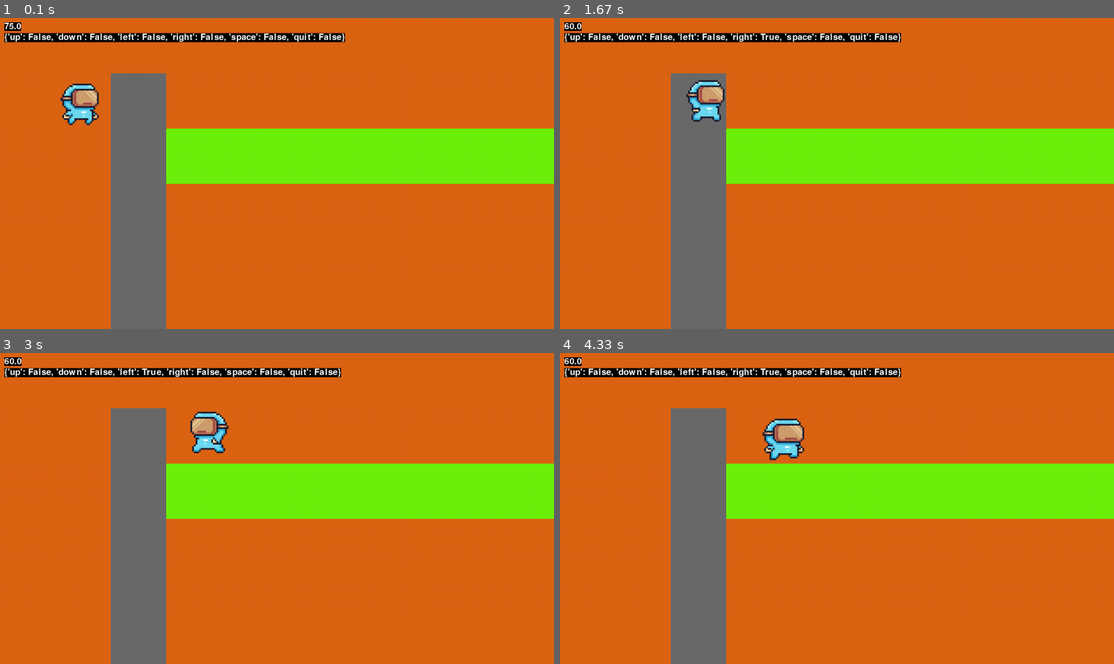
Above: before the commit, frames 1-4 (two rows, left to right).
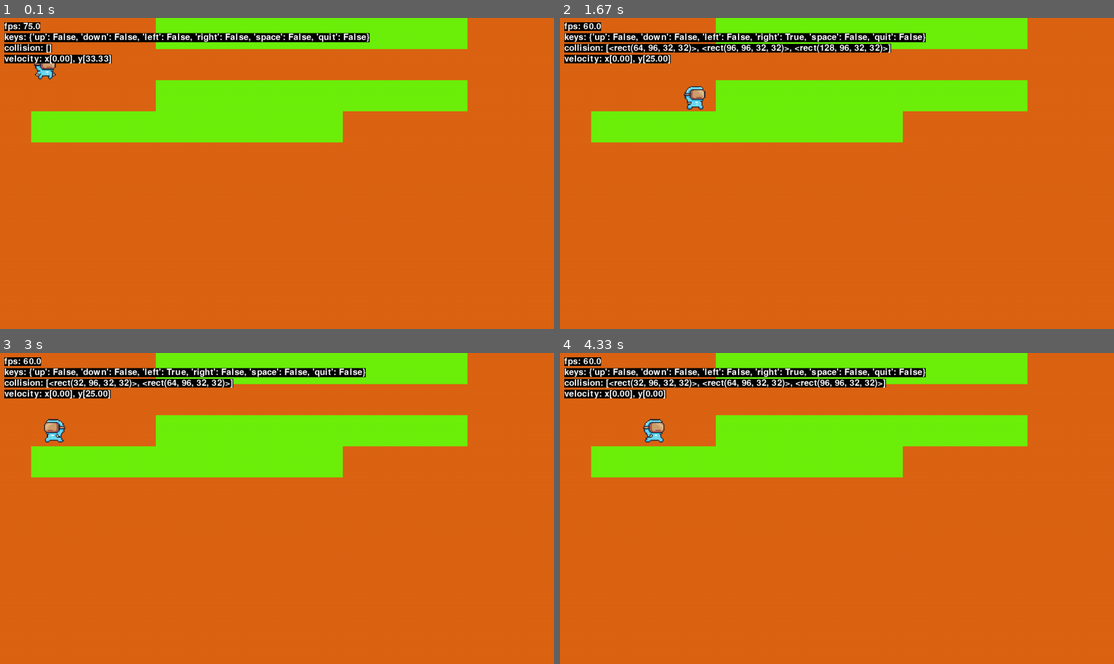
Above: after the commit, the same moments.

Repository: countingticks/pygame_game
Game: pygame game, started from main.py
Two runs of this game, one before a commit and one after it. Both use one fixed random seed, a clock stepped at 60 frames per second and the inputs below.
Inputs:
- Up to frame 1 (0.1 s): no input
- Up to frame 2 (1.67 s): tap Space at 0.33 s; hold D 0.67-1.13 s; hold W 1.17-1.47 s; hold D from 1.5 s (still down)
- Up to frame 3 (3 s): release D at 1.97 s; hold A 2-2.53 s; hold S 2.57-2.87 s; hold A from 2.9 s (still down)
- Up to frame 4 (4.33 s): release A at 3.3 s; hold W 3.33-3.7 s; tap Space at 3.4, 3.8, 4.1 s; hold D from 3.73 s (still down)

The runs differ from the first frame. In frame 1, 35% of the frame differs, in the area x 0-100%, y 0-100%; in frame 2, 36%; in frame 3, 36%; in frame 4, 36%.

Commit message:
added entity and player class

Diff:
--- a/main.py
+++ b/main.py
@@ -3,7 +3,7 @@
 
 from src.utils.debug import debug
 from src.utils.key_handler import KeyHandler
-from src.entity import EntityPhysics
+from src.player import Player
 from src.sprite_sheet import *
 from src.tile_map import TileMap
 from src.config import PLAYER
@@ -17,7 +17,7 @@
         pygame.display.set_caption('Pygame game')
 
         self.window = pygame.display.set_mode((1280, 720))
-        self.canvas = pygame.Surface((320, 180))
+        self.canvas = pygame.Surface((569, 320))
         self.clock = pygame.time.Clock()
 
         self.running = True
@@ -26,7 +26,7 @@
         self.frames_log = deque(maxlen=60)
 
         self.key_handler = KeyHandler()
-        self.player = EntityPhysics(self, PLAYER, (30, 30), (32, 32))
+        self.player = Player(self, PLAYER, (30, 30))
         self.tile_map = TileMap(self)
 
     def run(self):
@@ -45,7 +45,7 @@
 
     def update(self):
         self.key_handler.update()
-        self.player.update(self.delta_time, (self.key_handler.actions['right'] - self.key_handler.actions['left'], self.key_handler.actions['down'] - self.key_handler.actions['up']))
+        self.player.update(self.delta_time, self.tile_map)
         pygame.display.update()
 
     def render(self):
@@ -72,8 +72,10 @@
             self.running = False
 
     def debug_info(self):
-        debug(f'{self.fps:.1f}')
-        debug(self.key_handler.actions, y=35)
+        debug(f'fps: {self.fps:.1f}', y=10)
+        debug(f'keys: {self.key_handler.actions}', y=35)
+        debug(f'collision: {self.tile_map.collision_tiles_around(self.player.pos)}', y=60)
+        debug(f'velocity: x[{self.player.velocity[0]:.2f}], y[{self.player.velocity[1]:.2f}]', y=85)
 
 
 if __name__ == "__main__":
--- a/src/animation.py
+++ b/src/animation.py
@@ -1,4 +1,7 @@
+import math
 import pygame
+
+from src.sprite_sheet import *
 
 
 class Animation:
@@ -9,6 +12,8 @@
         self.done = False
         self.previous_action = None
         self.frame = 0
+
+        load_sprite_sheet(self.entity)
 
     def update(self, action, dt):
         if self.previous_action != action:
@@ -22,8 +27,5 @@
                 else:
                     self.frame = min(self.frame + self.image_duration * dt, self.entity[action]['frames'] - 1)
 
-    def render(self, surface, action, direction, pos):
-        if direction == -1:
-            surface.blit(pygame.transform.flip(self.entity[action]['images'][int(self.frame)], True, False), pos)
-        else:
-            surface.blit(self.entity[action]['images'][int(self.frame)], pos)
+    def render(self, surface, action, flip, pos):
+        surface.blit(pygame.transform.flip(self.entity[action]['images'][int(self.frame)], flip[0], flip[1]), pos)
--- a/src/constants.py
+++ /dev/null
@@ -1,27 +0,0 @@
-BASE_PATH = "data/"
-
-PLAYER = {
-    'sheet': {
-        'path': BASE_PATH + 'character/sprite_sheet.png',
-        'groups': ['idle', 'run', 'jump', 'fall'],
-        'width': 32,
-        'height': 32,
-    },
-    'idle': {'images': None, 'frames': 11},
-    'run': {'images': None, 'frames': 12},
-    'jump': {'images': None, 'frames': 1},
-    'fall': {'images': None, 'frames': 1},
-}
-
-TERRAIN = {
-    'sheet': {
-        'path': BASE_PATH + 'terrain/sprite_sheet.png',
-        'groups': ['grass', 'sky', 'stone', 'dirt'],
-        'width': 32,
-        'height': 32,
-    },
-    'grass': {'images': None, 'frames': 1},
-    'sky': {'images': None, 'frames': 1},
-    'stone': {'images': None, 'frames': 1},
-    'dirt': {'images': None, 'frames': 1},
-}
--- a/src/entity.py
+++ b/src/entity.py
@@ -1,54 +1,171 @@
 import pygame
 
 from src.animation import Animation
-from src.sprite_sheet import *
 
 
-class EntityPhysics:
-    def __init__(self, game, entity, pos, size):
-        self.game = game
-        self.entity = entity
-        self.pos = pygame.Vector2(list(pos))
-        self.size = size
-
-        load_sprite_sheet(self.entity)
-
-        self.player_animation = Animation(self.entity, image_duration=20)
+class Entity:
+    def __init__(self, entity_type, pos):
+        self.type = entity_type
+        self.pos = list(pos)
+        self.size = (32, 32) # we will take this info from a config later on
+        self.size_collision = (22, 26)
+        self.size_offset = ((self.size[0] - self.size_collision[0]) / 2, (self.size[1] - self.size_collision[1]))
         self.action = None
 
-        self.velocity = pygame.Vector2(0, 0)
-        self.direction = pygame.Vector2(0, 0)
-        self.speed = 100
-        self.acceleration = 200
-        self.deceleration = 300
+        self.opacity = 255
+        self.scale = [1, 1]
+        self.rotation = 0
+        self.auto_flip = 0
+        self.flip = [False, False]
 
-    def update(self, dt, movement=(0, 0)):
-        if (movement[0]):
-            self.direction.x = movement[0]
-            if self.direction.x == 1:
-                self.velocity.x = min(self.velocity.x + self.acceleration * dt, self.speed)
-            else:
-                self.velocity.x = -min(-self.velocity.x + self.acceleration * dt, self.speed)
-        else:
-            if self.velocity.x > 0:
-                self.velocity.x = max(self.velocity.x - self.deceleration * dt, 0)
-            else:
-                self.velocity.x = -max(-self.velocity.x - self.deceleration * dt, 0)
+        self.visible = True
+        self.render_rect = False
+        self.animation = Animation(self.type, image_duration=20)
 
-        self.pos.x += self.velocity.x * dt
+    @property
+    def rect(self):
+        return pygame.Rect(*self.pos, *self.size)
 
-        if self.velocity.x != 0:
-            self.action = 'run'
-        else:
-            self.action = 'idle'
+    @property
+    def collision_rect(self):
+        diff = ((self.size[0] - self.size_collision[0]), (self.size[1] - self.size_collision[1]))
+        tmp_pos = (self.pos[0] + diff[0] / 2, self.pos[1] + diff[1])
+        return pygame.Rect(*tmp_pos, *self.size_collision)
 
-        self.player_animation.update(self.action, dt)
+    @property
+    def center(self):
+        return self.rect.center
 
-        # jump
-        #     if self.velocity.x > 0:
-        #         self.velocity.x = max(value - self.deceleration * dt, 0)
-        #     else:
-        #         self.velocity.x = -max(value + self.deceleration * dt, 0)
+    def set_action(self, action):
+        if self.action == action:
+            return
+        self.action = action
+
+    def update(self, dt):
+        self.animation.update(self.action, dt)
 
     def render(self, surface):
-        self.player_animation.render(surface, self.action, self.direction.x, self.pos)
+        if self.visible:
+            self.animation.render(surface, self.action, self.flip, self.pos)
+            if self.render_rect:
+                pygame.draw.rect(surface, (255, 255, 0), self.rect, 1)
+                pygame.draw.rect(surface, (255, 255, 255), self.collision_rect, 1)
+
+
+class PhysicsEntity(Entity):
+    def __init__(self, entity_type, pos):
+        super().__init__(entity_type, pos)
+        self.collision = {'up': False, 'down': False, 'left': False, 'right': False}
+
+        self.velocity = [0, 0]
+        self.velocity_max = (100, 500)
+
+        self.next_movement = [0, 0]
+        self.acceleration = [0, 0]
+
+    def physics_update(self, dt, tile_map):
+        if self.next_movement[0] * self.auto_flip > 0:
+            self.flip[0] = False
+        elif self.next_movement[0] * self.auto_flip < 0:
+            self.flip[0] = True
+
+        self.velocity[0] += self.acceleration[0] * dt
+        self.velocity[1] += self.acceleration[1] * dt
+
+        self.velocity[0] = max(-self.velocity_max[0], min(self.velocity[0], self.velocity_max[0]))
+        self.velocity[1] = max(-self.velocity_max[1], min(self.velocity[1], self.velocity_max[1]))
+
+        self.next_movement[0] += self.velocity[0] * dt
+        self.next_movement[1] += self.velocity[1] * dt
+
+        self.physics_move(tile_map, self.next_movement)
+
+        if self.collision['down'] or self.collision['up']:
+            self.velocity[1] = 0
+
+        self.next_movement = [0, 0]
+
+    def physics_move(self, tile_map, movement):
+        self.pos[0] += movement[0]
+        self.physics_processor((movement[0], 0), tile_map)
+        self.pos[1] += movement[1]
+        self.physics_processor((0, movement[1]), tile_map)
+
+    def physics_processor(self, movement, tile_map):
+        self.collision = {'up': False, 'down': False, 'left': False, 'right': False}
+
+        entity_rect = self.collision_rect
+        for rect in tile_map.collision_tiles_around(self.pos):
+            if entity_rect.colliderect(rect):
+                if movement[0] > 0:
+                    entity_rect.right = rect.left
+                    self.collision['right'] = True
+                if movement[0] < 0:
+                    entity_rect.left = rect.right
+                    self.collision['left'] = True
+                if movement[1] > 0:
+                    entity_rect.bottom = rect.top
+                    self.collision['down'] = True
+                if movement[1] < 0:
+                    entity_rect.top = rect.bottom
+                    self.collision['up'] = True
+
+                if entity_rect.x != self.collision_rect.x:
+                    self.pos[0] = entity_rect.x - self.size_offset[0]
+                if entity_rect.y != self.collision_rect.y:
+                    self.pos[1] = entity_rect.y - self.size_offset[1]
+                entity_rect = self.collision_rect
+
+
+        # if (movement[0]):
+        #     if movement[0] == 1:
+        #         self.velocity[0] = min(self.velocity[0] + self.acceleration[0] * dt, self.velocity_max[0])
+        #     else:
+        #         self.velocity[0] = -min(-self.velocity[0] + self.acceleration[0] * dt, self.velocity_max[0])
+        # else:
+        #     if self.velocity[0] > 0:
+        #         self.velocity[0] = max(self.velocity[0] - self.deceleration[0] * dt, 0)
+        #     else:
+        #         self.velocity[0] = -max(-self.velocity[0] - self.deceleration[0] * dt, 0)
+
+        # self.pos[0] += self.velocity[0] * dt
+        # entity_rect = self.rect
+        # for rect in tile_map.collision_tiles_around(self.pos):
+        #     if entity_rect.colliderect(rect):
+        #         if self.velocity[0] > 0:
+        #             entity_rect.right = rect.left
+        #             self.collision['right'] = True
+        #         if self.velocity[0] < 0:
+        #             entity_rect.left = rect.right
+        #             self.collision['left'] = True
+        #         self.pos[0] = entity_rect.x
+
+        # self.velocity[1] = min(self.velocity[1] + 10 * dt, 10)
+        # self.pos[1] += self.velocity[1]
+        # entity_rect = self.rect
+        # for rect in tile_map.collision_tiles_around(self.pos):
+        #     if entity_rect.colliderect(rect):
+        #         if self.velocity[1] > 0:
+        #             entity_rect.bottom = rect.top
+        #             self.collision['down'] = True
+        #         if self.velocity[1] < 0:
+        #             entity_rect.top = rect.bottom
+        #             self.collision['up'] = True
+        #         self.pos[1] = entity_rect.y
+
+        # if self.collision['down'] or self.collision['up']:
+        #     self.velocity[1] = 0
+
+        # if self.velocity[1] > 0:
+        #     self.action = 'fall'
+        # elif self.velocity[1] < 0:
+        #     self.action = 'jump'
+        # else:
+        #     if self.velocity[0] != 0:
+        #         self.action = 'run'
+        #     else:
+        #         self.action = 'idle'
+
+    def apply_force(self, dt, vec):
+        self.next_movement[0] += vec[0] * dt
+        self.next_movement[1] += vec[1] * dt
--- /dev/null
+++ b/src/player.py
@@ -0,0 +1,45 @@
+from src.entity import PhysicsEntity
+
+
+class Player(PhysicsEntity):
+    def __init__(self, game, entity_type, pos):
+        super().__init__(entity_type, pos)
+
+        self.game = game
+        self.speed = 150
+        self.acceleration[1] = 500
+        self.air_time = 0
+        self.jumps = 1
+        self.auto_flip = 1
+        self.render_rect = False
+
+    def update(self, dt, tile_map):
+        self.apply_force(dt, ((self.game.key_handler.actions['right'] - self.game.key_handler.actions['left']) * self.speed, 0))
+
+        if self.game.key_handler.actions['space']:
+            if self.jumps > 0:
+                self.velocity[1] = -225
+                self.air_time = 0.1
+                self.jumps -= 1
+
+        if self.air_time > 0.1:
+            if self.velocity[1] < 0:
+                self.set_action('jump')
+            else:
+                self.set_action('fall')
+        else:
+            if self.next_movement[0] != 0:
+                self.set_action('run')
+            else:
+                self.set_action('idle')
+
+        self.physics_update(dt, tile_map)
+
+        if self.collision['down']:
+            self.air_time = 0
+            self.jumps = 1
+            self.velocity[1] = 0
+        else:
+            self.air_time += dt
+
+        super().update(dt)
--- a/src/tile_map.py
+++ b/src/tile_map.py
@@ -1,5 +1,11 @@
+import pygame
+
 from src.config import TERRAIN
 from src.sprite_sheet import load_sprite_sheet
+
+
+NEIGHBOR_OFFSETS = [(-1, 0), (-1, -1), (0, -1), (1, -1), (1, 0), (0, 0), (-1, 1), (0, 1), (1, 1)]
+COLLISION_TILES = {'grass', 'stone'}
 
 class TileMap:
     def __init__(self, game, tile_size=32):
@@ -11,10 +17,31 @@
         load_sprite_sheet(TERRAIN)
 
         for i in range(10):
-            self.tile_map[str(3 + i) + ';2'] = {'type': 'grass', 'variant': 1, 'pos': (3 + i, 2)}
-            self.tile_map['2;' + str(1 + i)] = {'type': 'stone', 'variant': 1, 'pos': (2, 1 + i)}
+            self.tile_map[str(5 + i) + ';0'] = {'type': 'grass', 'variant': 1, 'pos': (5 + i, 0)}
+            self.tile_map[str(5 + i) + ';2'] = {'type': 'grass', 'variant': 1, 'pos': (5 + i, 2)}
+            self.tile_map[str(1 + i) + ';3'] = {'type': 'grass', 'variant': 1, 'pos': (1 + i, 3)}
+            # self.tile_map['2;' + str(0 + i)] = {'type': 'stone', 'variant': 1, 'pos': (2, 0 + i)}
+
+    def tiles_around(self, pos):
+        tiles = []
+        tile_pos = (int(pos[0] // self.tile_size), int(pos[1] // self.tile_size))
+        for offset in NEIGHBOR_OFFSETS:
+            check_location = str(tile_pos[0] + offset[0]) + ';' + str(tile_pos[1] + offset[1])
+            if check_location in self.tile_map:
+                tiles.append(self.tile_map[check_location])
+        return tiles
+
+    def collision_tiles_around(self, pos):
+        rects = []
+        for tile in self.tiles_around(pos):
+            if tile['type'] in COLLISION_TILES:
+                rects.append(pygame.Rect(tile['pos'][0] * self.tile_size, tile['pos'][1] * self.tile_size, self.tile_size, self.tile_size))
+        return rects
 
     def render(self, surface):
+        for tile in self.off_grid_tiles:
+            surface.blit(TERRAIN[tile['type']]['images'][tile['variant'] - 1], tile['pos'])
+
         for loc in self.tile_map:
             tile = self.tile_map[loc]
             surface.blit(TERRAIN[tile['type']]['images'][tile['variant'] - 1], (tile['pos'][0] * self.tile_size, tile['pos'][1] * self.tile_size))
